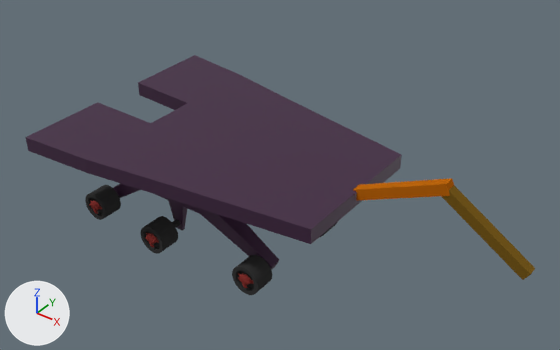
One commit to the Blender file Chapter11/Assets/rover.blend: the scene before it, then after it.
One viewpoint serves both versions: a 50 mm camera at (11.37, -12.65, 10.09) aimed at (1.67, 0.04, -0.3). Lighting does not change. The marker at lower left points along +X, +Y and +Z.

Names of what the first picture shows: 'Arm_01', 'Arm_02', 'Base', 'Cylinder.003', 'Cylinder.004', 'Cylinder.005', 'Rad_R_02'.
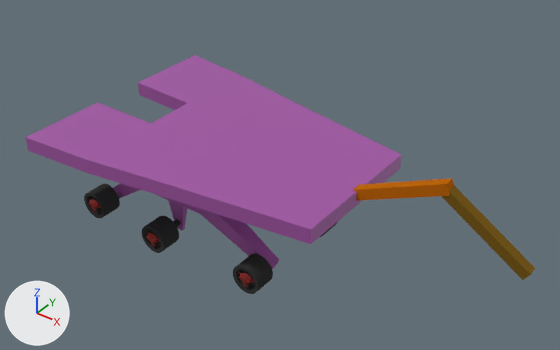
Where the change shows, as pixel boxes (x1, y1, x2, y2) in the pictures (560 x 350 px):
'Base', recoloured: (25, 55, 402, 270) in both
'Cylinder.003', moved, turned, rescaled: before (232, 255, 272, 295); after (233, 254, 273, 294)
'Cylinder.004', moved, turned, rescaled: before (141, 216, 178, 254); after (142, 216, 179, 253)
'Cylinder.005', moved, turned, rescaled: before (85, 185, 121, 220); after (84, 183, 120, 218)
'Suzanne.003', moved, turned, rescaled: before (238, 273, 254, 288); after (238, 272, 254, 287)
'Suzanne.004', moved, turned, rescaled: before (145, 233, 159, 247); after (146, 232, 160, 247)
'Suzanne.005', moved, turned, rescaled: before (89, 200, 102, 214); after (88, 199, 101, 212)
'Rad_R_02', moved, turned, rescaled: before (172, 219, 181, 227); after (173, 219, 181, 227)

The change, as a list of edits to the scene's bpy script:
```text
Change mat_material_003:
    mat_material_003.base_color: (0.048, 0.0148, 0.0495) -> (0.354, 0.0893, 0.367)  # dark purple #3e203f -> pink #a154a3
Change ob_rad_r_01:
    ob_rad_r_01.location: (1.956, -1.027, -2.319) -> (1.944, -0.99, -2.319)
    ob_rad_r_01.rotation_euler: (1.571, 3.142, 0.0) -> (1.571, 0.0, 0.0)  # degrees (90, 180, 0) -> degrees (90, 0, 0)
    ob_rad_r_01.scale: (-0.0863, -0.0863, -0.31) -> (0.0863, 0.0863, -0.31)
Change ob_rad_r_02:
    ob_rad_r_02.location: (-0.985, -1.261, -2.319) -> (-0.98, -1.228, -2.312)
    ob_rad_r_02.rotation_euler: (1.571, 3.142, 0.0) -> (1.571, 0.0, 0.0)  # degrees (90, 180, 0) -> degrees (90, 0, 0)
    ob_rad_r_02.scale: (-0.0863, -0.0863, -0.31) -> (0.0863, 0.0863, -0.31)
Change ob_rad_r_03:
    ob_rad_r_03.location: (-3.285, -1.144, -2.319) -> (-3.328, -1.141, -2.297)
    ob_rad_r_03.rotation_euler: (1.571, 3.142, 0.0) -> (1.571, 0.0, 0.0)  # degrees (90, 180, 0) -> degrees (90, 0, 0)
    ob_rad_r_03.scale: (-0.0863, -0.0863, -0.31) -> (0.0863, 0.0863, -0.31)
```
